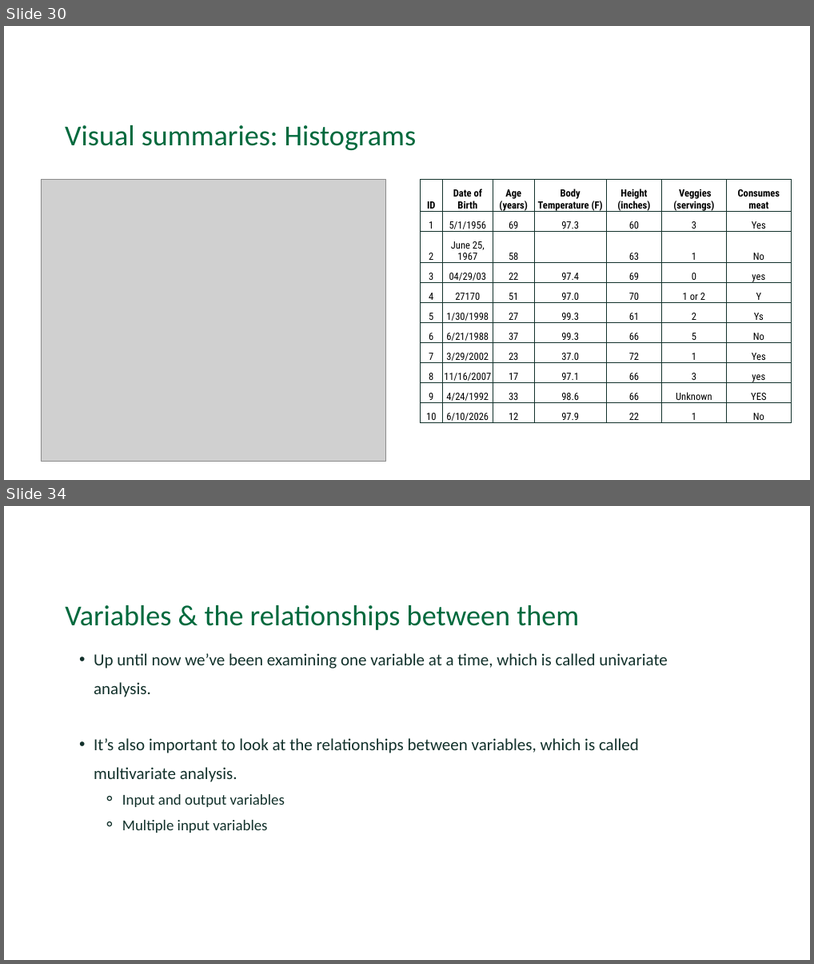
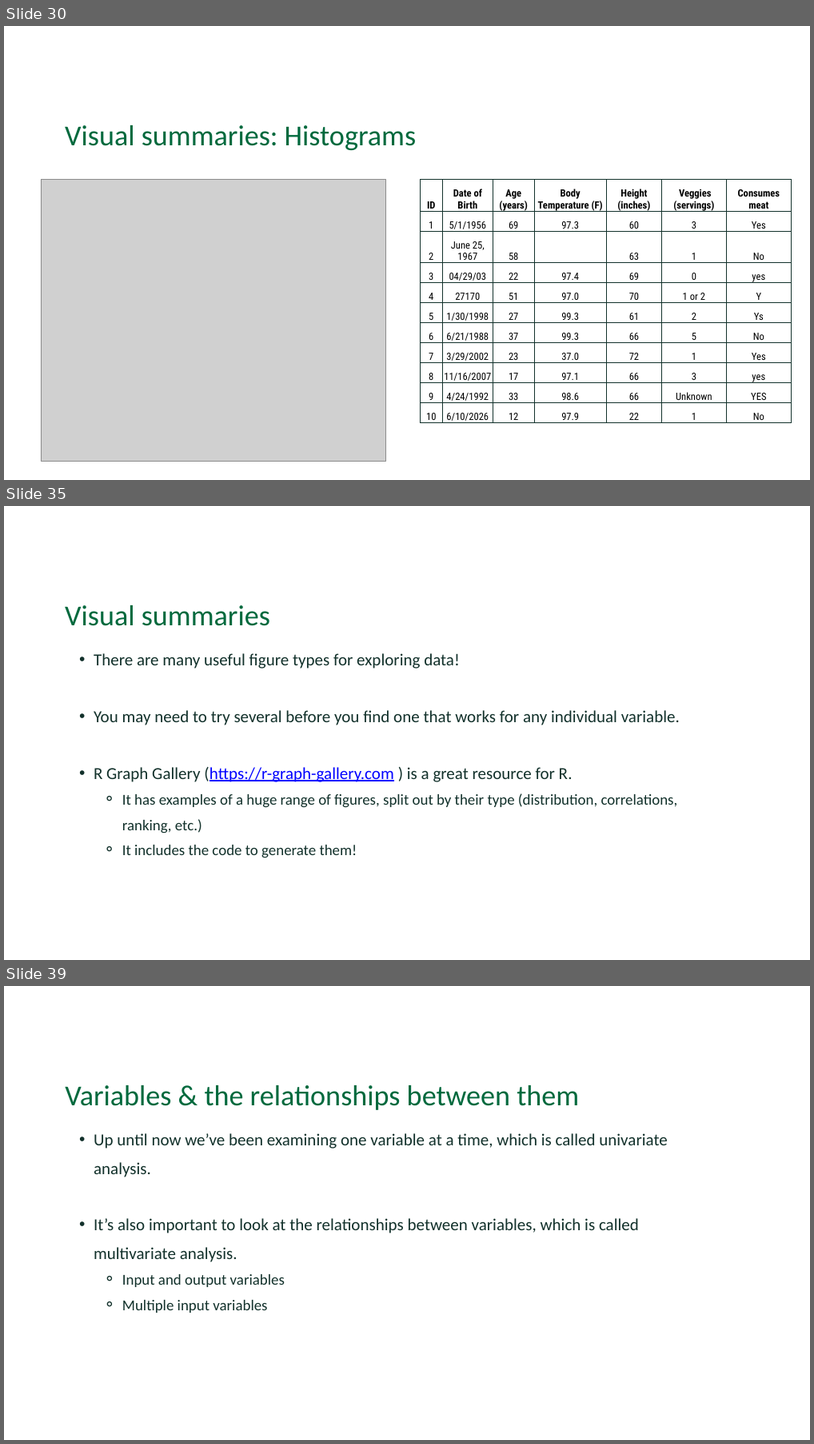
Before and after one commit to Dartmouth-Libraries/r_research-fundamentals_ws, a slide deck: slides/02a_Exploratory-Data-Analysis_EDA.pptx. Shown one above the other, each under a label of ours: slides 30 and 34 before the commit, slides 30, 35 and 39 after it; the slides between them are not shown. The pictures are 814x964 and 814x1444 pixels, drawn with LibreOffice and Linux fonts; fonts in the diff are those of the drawing; grey boxes stand for pictures; background and template pictures are left out. Boxes give left, top, right and bottom in pixels: in the first picture for what was removed or moved away, otherwise in the second. Text is boxed around its words. In the diff, an @@ line names an element or a change of style, - is before the commit and + after.

```diff
--- a/slides/02a_Exploratory-Data-Analysis_EDA.pptx
+++ b/slides/02a_Exploratory-Data-Analysis_EDA.pptx
@@ slide 35 added at bbox=[4, 506, 810, 960], background #FFFFFF @@
@@ text added at bbox=[65, 605, 270, 626], 34.5 pt, text #00693D @@
+Visual summaries
@@ text added at bbox=[94, 653, 680, 858], 20.1 pt, text #12312B @@
+  • There are many useful figure types for exploring data!
+  • You may need to try several before you find one that works for any individual variable.
+  • R Graph Gallery (https://r-graph-gallery.com ) is a great resource for R.
+    ⚬ It has examples of a huge range of figures, split out by their type (distribution, correlations, ranking, etc.)
+    ⚬ It includes the code to generate them!
@@ what was slide 34 is now slide 39 @@
```
Also in this commit, not shown: 8 slides changed, 4 other slides added.
